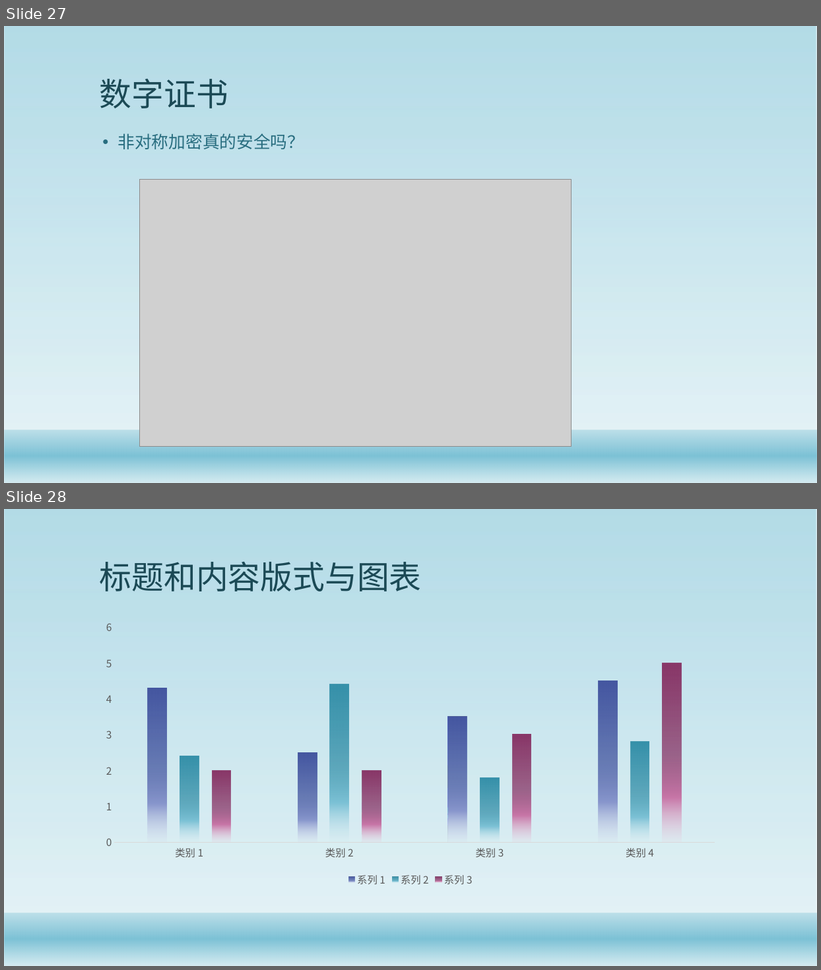
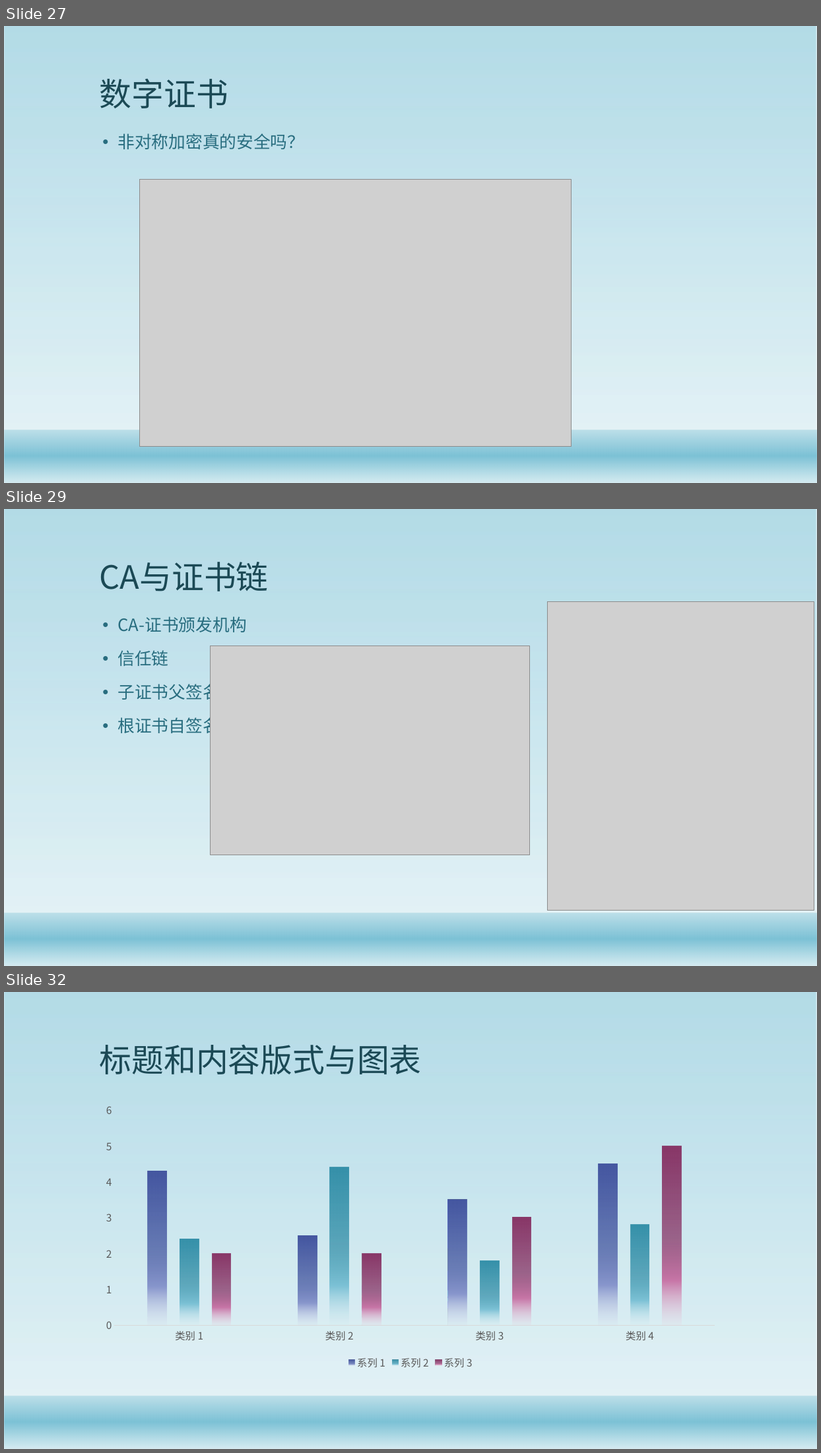
Before and after one commit to gaozhuo/java-security-doc, a slide deck: Java安全架构.pptx. Shown one above the other, each under a label of ours: slides 27 and 28 before the commit, slides 27, 29 and 32 after it; the slides between them are not shown. The pictures are 821x970 and 821x1453 pixels, drawn with LibreOffice and Linux fonts; fonts in the diff are those of the drawing; grey boxes stand for pictures; background and template pictures are left out. Boxes give left, top, right and bottom in pixels: in the first picture for what was removed or moved away, otherwise in the second. Text is boxed around its words. In the diff, an @@ line names an element or a change of style, - is before the commit and + after.

```diff
--- a/Java安全架构.pptx
+++ b/Java安全架构.pptx
@@ slide 29 added at bbox=[4, 509, 817, 966], background #FFFFFF; not listed: 2 template elements that a slide beside it also shows @@
@@ title added at bbox=[100, 562, 269, 591], 38 pt, text #1B4855 @@
+CA与证书链
@@ picture added at bbox=[548, 601, 814, 910] @@
@@ text added at bbox=[118, 617, 247, 736], 20 pt, text #296D7F @@
+• CA-证书颁发机构
+• 信任链
+• 子证书父签名
+• 根证书自签名
@@ picture added at bbox=[210, 646, 531, 855] @@
@@ what was slide 28 is now slide 32 @@
```
Also in this commit, not shown: 3 other slides added, 1 other file.
